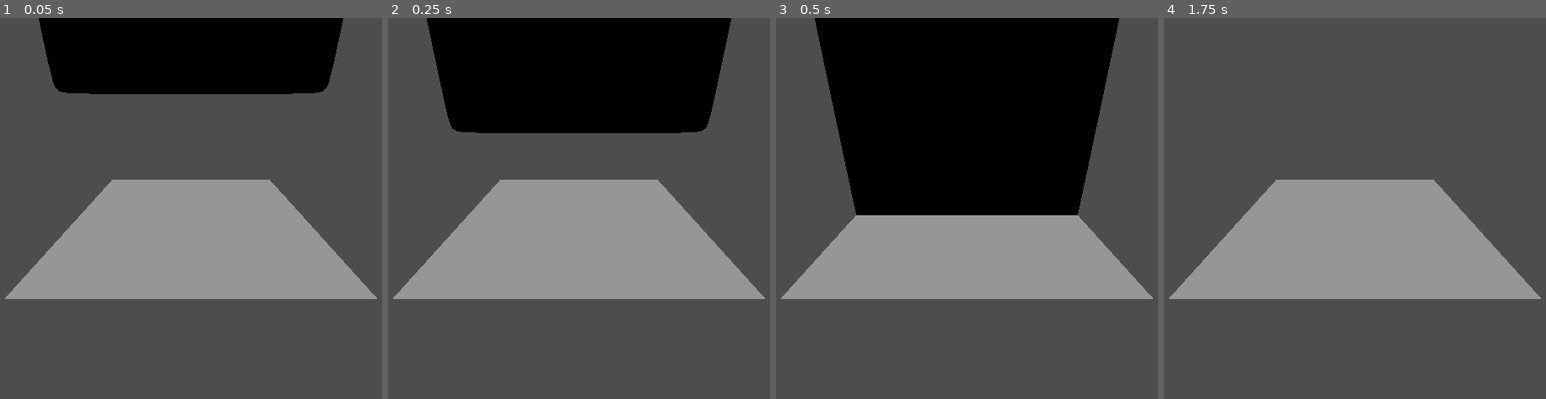
Above: before the commit, frames 1-4 (left to right).
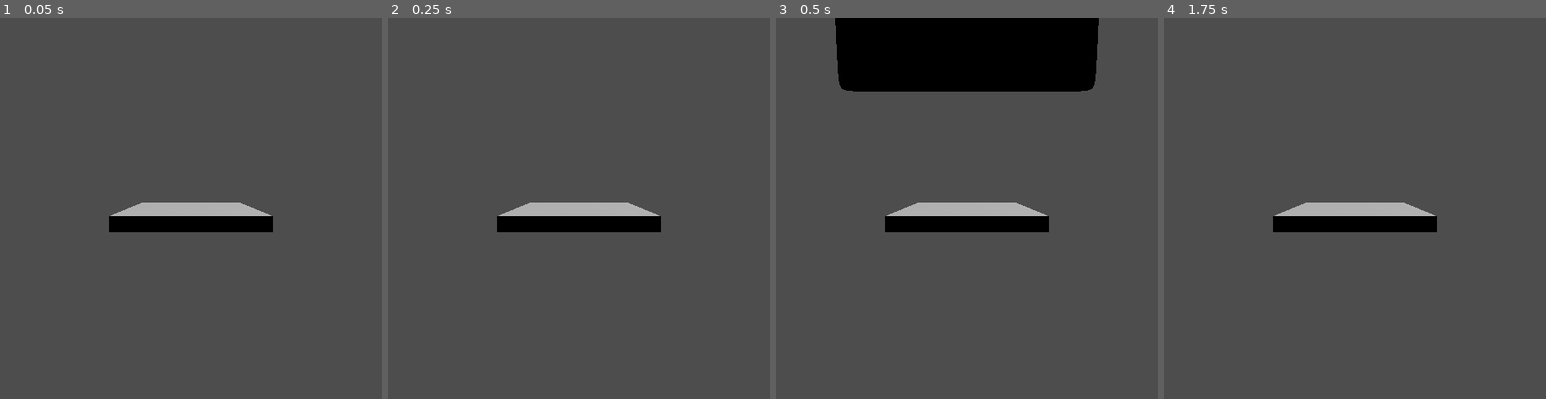
Above: after the commit, the same moments.

Repository: Salenhard/Interactive-graphic-systems
Game: Godot game, scene res://Scenes/tests.tscn
Same seed, same stepped clock (60 frames per second), same inputs: the game is played once before the commit and once after it. This scene is started directly instead of the project's main scene.
Inputs:
- Up to frame 1 (0.05 s): no input
- Up to frame 2 (0.25 s): no input
- Up to frame 3 (0.5 s): no input
- Up to frame 4 (1.75 s): no input

The runs differ from the first frame. In frame 1, 37% of the frame differs, in the area x 1-99%, y 0-74%; in frame 2, 44%; in frame 3, 40%; in frame 4, 22%.

Commit message:
Updated tests scene with model 3000 test

Diff:
--- a/Lab-s/3/Godot/Scenes/tests.tscn
+++ b/Lab-s/3/Godot/Scenes/tests.tscn
@@ -1,44 +1,41 @@
-[gd_scene load_steps=5 format=3 uid="uid://2q3chmsvnrbv"]
+[gd_scene load_steps=4 format=3 uid="uid://2q3chmsvnrbv"]
 
 [ext_resource type="Script" path="res://Scripts/model_3000.gd" id="1_8p5ls"]
 
-[sub_resource type="GDScript" id="GDScript_u4wcg"]
-script/source = "extends Node
+[sub_resource type="BoxMesh" id="BoxMesh_uqnhp"]
 
-# Called when the node enters the scene tree for the first time.
-func _ready():
-	pass
-"
-
-[sub_resource type="PlaneMesh" id="PlaneMesh_6umgt"]
-
-[sub_resource type="ConvexPolygonShape3D" id="ConvexPolygonShape3D_ppr1l"]
-points = PackedVector3Array(-1, 0, -1, -1, 0, 1, 1, 0, -1, 1, 0, 1)
+[sub_resource type="ConvexPolygonShape3D" id="ConvexPolygonShape3D_cahjr"]
+points = PackedVector3Array(0.5, 0.5, 0.5, 0.5, 0.5, -0.5, -0.5, 0.5, 0.5, 0.5, -0.5, 0.5, 0.5, -0.5, -0.5, -0.5, 0.5, -0.5, -0.5, -0.5, 0.5, -0.5, -0.5, -0.5)
 
 [node name="Root" type="Node"]
-script = SubResource("GDScript_u4wcg")
 
 [node name="3D" type="Node3D" parent="."]
 
 [node name="Camera3D" type="Camera3D" parent="3D"]
-transform = Transform3D(1, 0, 0, 0, 0.906308, 0.422618, 0, -0.422618, 0.906308, 0, 1, 2)
+transform = Transform3D(1, 0, 0, 0, 0.996195, 0.0871557, 0, -0.0871557, 0.996195, 0, 0.1, 2)
 current = true
 
 [node name="DirectionalLight3D" type="DirectionalLight3D" parent="3D"]
-transform = Transform3D(1, 0, 0, 0, -4.37114e-08, 1, 0, -1, -4.37114e-08, 0, 1, 0)
+transform = Transform3D(0.707107, -3.09086e-08, 0.707107, -0.707107, -3.09086e-08, 0.707107, 0, -1, -4.37114e-08, 3, 4, 0)
+light_energy = 2.0
 directional_shadow_mode = 0
 directional_shadow_max_distance = 10000.0
 sky_mode = 1
 
 [node name="Model3000" type="RigidBody3D" parent="3D"]
-transform = Transform3D(1, 0, 0, 0, 1, 0, 0, 0, 1, 0, 2, 0)
+transform = Transform3D(1, 0, 0, 0, 1, 0, 0, 0, 1, 0, 3, 0)
+input_ray_pickable = false
 script = ExtResource("1_8p5ls")
 model_path = "res://Assets/Models/card/card.glb"
+models_scale = Vector3(0.1, 0.1, 0.1)
 
 [node name="StaticBody3D" type="StaticBody3D" parent="3D"]
+transform = Transform3D(1, 0, 0, 0, 0.999848, -0.0174524, 0, 0.0174524, 0.999848, 0, -0.119987, 0)
 
 [node name="MeshInstance3D" type="MeshInstance3D" parent="3D/StaticBody3D"]
-mesh = SubResource("PlaneMesh_6umgt")
+transform = Transform3D(1, 0, 0, 0, 0.1, 0, 0, 0, 1, 0, 0, 0)
+mesh = SubResource("BoxMesh_uqnhp")
 
 [node name="CollisionShape3D" type="CollisionShape3D" parent="3D/StaticBody3D"]
-shape = SubResource("ConvexPolygonShape3D_ppr1l")
+transform = Transform3D(1, 0, 0, 0, 0.1, 0, 0, 0, 1, 0, 0, 0)
+shape = SubResource("ConvexPolygonShape3D_cahjr")
